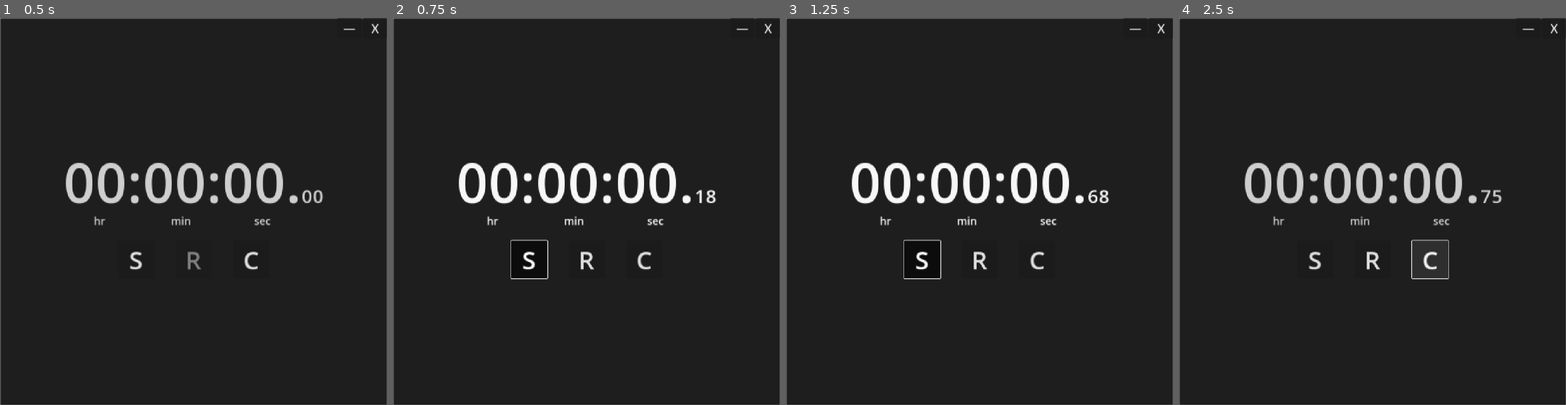
Above: before the commit, frames 1-4 (left to right).
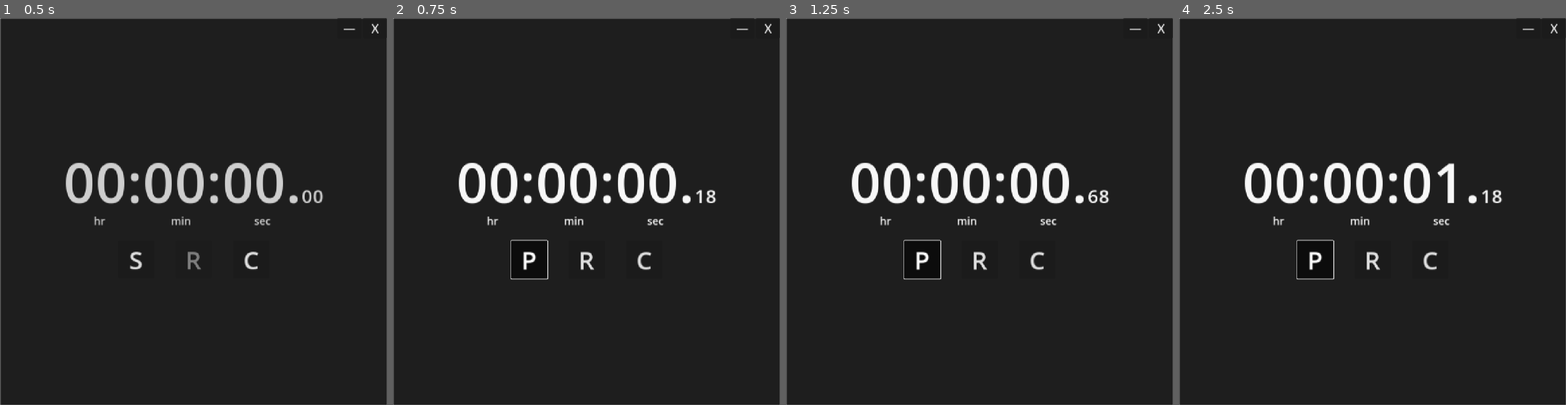
Above: after the commit, the same moments.

Repository: LiteFeather1/ltf-stopwatch
Game: Godot game, scene res://main.tscn
Two runs of this game, one before a commit and one after it. Both use one fixed random seed, a clock stepped at 60 frames per second and the inputs below.
Inputs:
- Up to frame 1 (0.5 s): no input
- Up to frame 2 (0.75 s): click "S" at 0.5 s
- Up to frame 3 (1.25 s): no input
- Up to frame 4 (2.5 s): click "S" (after the commit: "P") at 1.25 s; click "C" at 2 s

Frame 1 is identical in both runs. In frame 2, 0.2% of the frame differs, in the area x 30-67%, y 60-68%; in frame 3, 0.2%; in frame 4, 3.0%, in the area x 17-84%, y 37-68%.

Commit message:
b_start now shows a P when the next click will pause it and C to continue

Diff:
--- a/main.gd
+++ b/main.gd
@@ -22,6 +22,7 @@
 	window.min_size = min_window_size
 	window.max_size = max_window_size
 
+	b_start.toggled.connect(_start_pressed)
 	b_reset.pressed.connect(_reset_pressed)
 
 
@@ -52,6 +53,11 @@
 	b_reset.disabled = false
 
 
+func _start_pressed(state: bool) -> void:
+	b_start.text = "P" if state else "C"
+
 func _reset_pressed() -> void:
+	b_start.button_pressed = false
+	b_start.text = "S"
+
 	b_reset.disabled = true
-	b_start.button_pressed = false
